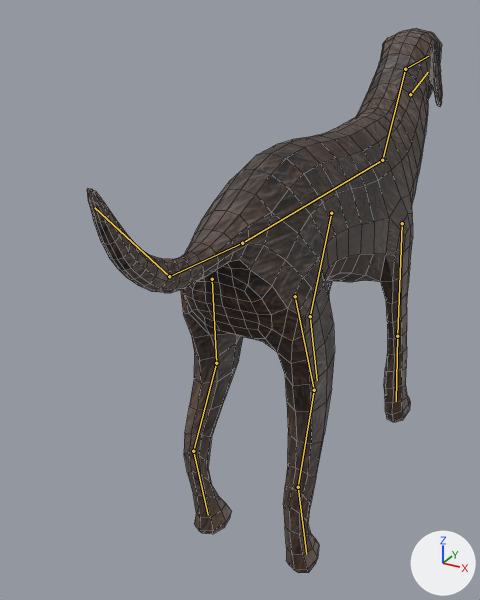
What one commit did to the Blender file 3D/BasicDog.blend.
One viewpoint serves both versions: a 50 mm lens placed at (0.483, -1.283, 1.013), pointed at (-0.134, -0.161, 0.452). Every picture has the same lights, and +X, +Y and +Z are marked at lower right. The older version comes first. The bones that bend it are drawn over the model as lines. Mesh edges are drawn as thin lines.
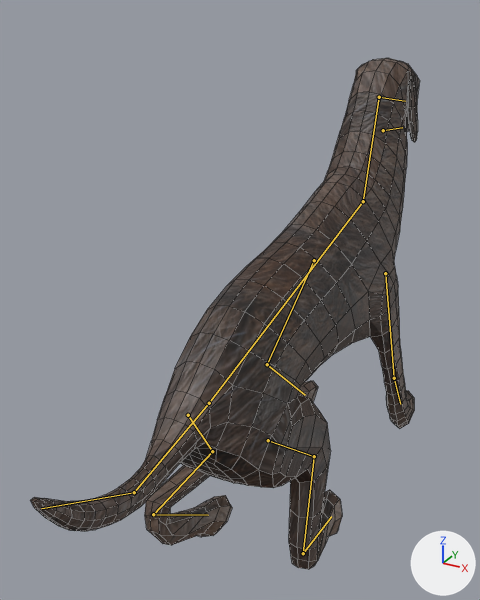
The newer file adds an action. The first version stands in its rest pose; the second is drawn at frame 2 of the action 'Bite'.

Changed parts and their boxes (x1, y1, x2, y2) in the pictures (480 x 600 px):
'Cube', posed (10% wider, 6% shorter): before (87, 28, 442, 573); after (30, 58, 419, 569)
bone 'Body', root to tip: before (242, 243) to (382, 160); after (209, 403) to (363, 201)
bone 'Neck', root to tip: before (382, 160) to (405, 69); after (363, 201) to (379, 97)
bone 'Head', root to tip: before (405, 69) to (428, 56); after (379, 97) to (405, 101)
bone 'Jaw', root to tip: before (410, 94) to (428, 72); after (383, 130) to (402, 127)
bone 'UpperHindeleg.l', root to tip: before (212, 279) to (216, 363); after (188, 415) to (212, 451)
bone 'UpperHindeleg.r', root to tip: before (295, 296) to (314, 390); after (268, 440) to (314, 456)

The change in detail:
Bone 'Body' (bone_body) moves from (0.0, 0.0, 0.0) to (-0.328, -0.153, 0.0).
Bone 'Body' (bone_body) turns from (0, 0, 0) to (0, 0, -13) degrees about its own x, y and z.
Bone 'Neck' (bone_neck) turns from (0, 0, 0) to (4, 0, -1) degrees about its own x, y and z.
Bone 'Head' (bone_head) turns from (0, 0, 0) to (-5, 1, 30) degrees about its own x, y and z.
Bone 'Jaw' (bone_jaw) turns from (0, 0, 0) to (7, 0, 4) degrees about its own x, y and z.
Bone 'UpperHindeleg.l' (bone_upperhindeleg_l) turns from (0, 0, 0) to (9, -1, 0) degrees about its own x, y and z.
Bone 'UpperHindeleg.r' (bone_upperhindeleg_r) turns from (0, 0, 0) to (24, 3, 1) degrees about its own x, y and z.
Bone 'IKForelegTarget.l' (bone_ikforelegtarget_l) moves from (0.0, 0.0, 0.0) to (0.0, -0.118, -0.001).
Bone 'IKForelegTarget.r' (bone_ikforelegtarget_r) moves from (0.0, 0.0, 0.0) to (0.0, 0.075, -0.053).
Bone 'IKHindelegTarget.r' (bone_ikhindelegtarget_r) moves from (0.0, 0.0, 0.0) to (0.0, 0.184, -0.013).
